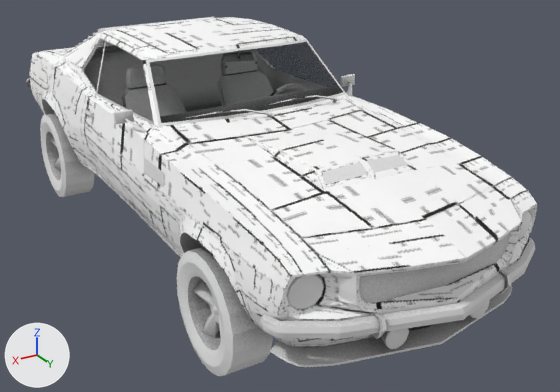
An edit to the glTF model tools/blender/carpipe/out/musclecar/musclecar.glb, drawn before and after from the same camera.
Both versions are drawn from a 50 mm camera at (8.59, 16.89, 9.21) aimed at (-0.86, 1.13, 1.33). Arrows for +X, +Y and +Z are at lower left; the lights stay in place. The first picture is the older version.

Objects in the first picture: 'Body', 'Glass', 'LightsFront', 'Trim', 'WheelFR', 'WheelRR'.
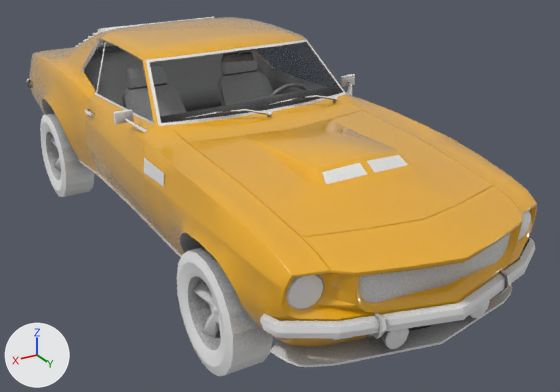
Where the change shows, as pixel boxes [x1, y1, x2, y2] in the pictures (560 x 392 px):
'Body', surface changed (darker): [29, 17, 537, 347] in both

Patch to the scene script:
```diff
--- a/tools/blender/carpipe/out/musclecar/musclecar.glb.py
+++ b/tools/blender/carpipe/out/musclecar/musclecar.glb.py
@@ mat_body_001 @@
 mat_body_001 = bpy.data.materials.new('Body.001')
-# nodes: BsdfPrincipled, NormalMap, OutputMaterial, SeparateColor, TexImage x3
-# uses the picture img_musclecar_body_base
-# uses the picture img_musclecar_body_metal_musclecar_body_rough
-# uses the picture img_musclecar_body_normal
+# nodes: BsdfPrincipled, OutputMaterial
+# colours: yellow #edad14
```
